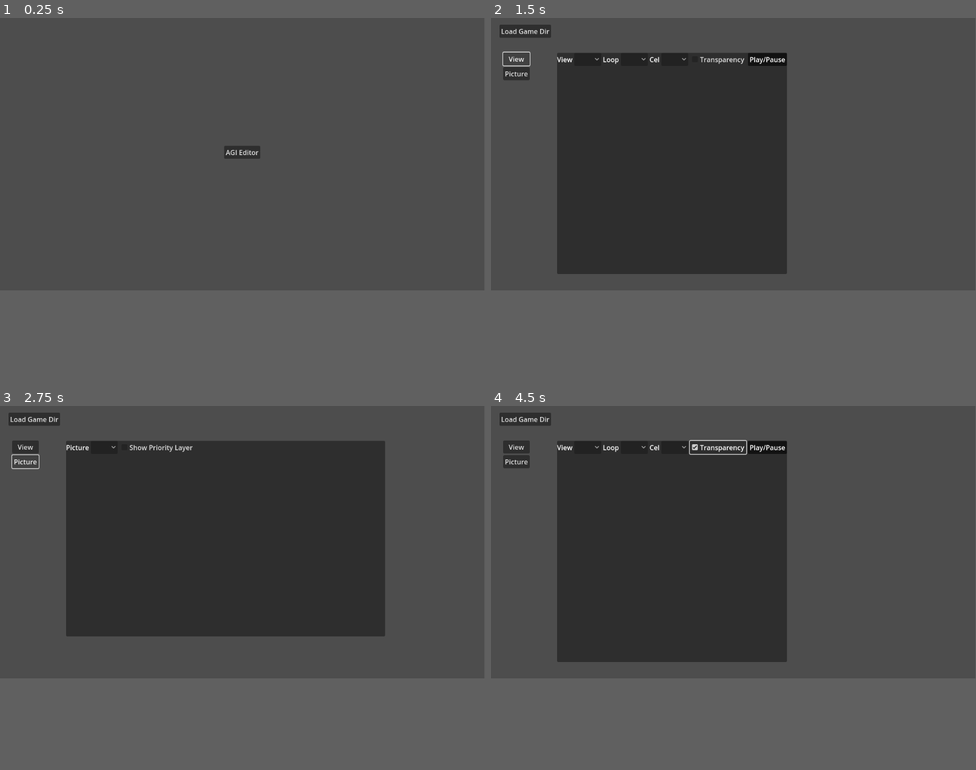
Above: before the commit, frames 1-4 (two rows, left to right).
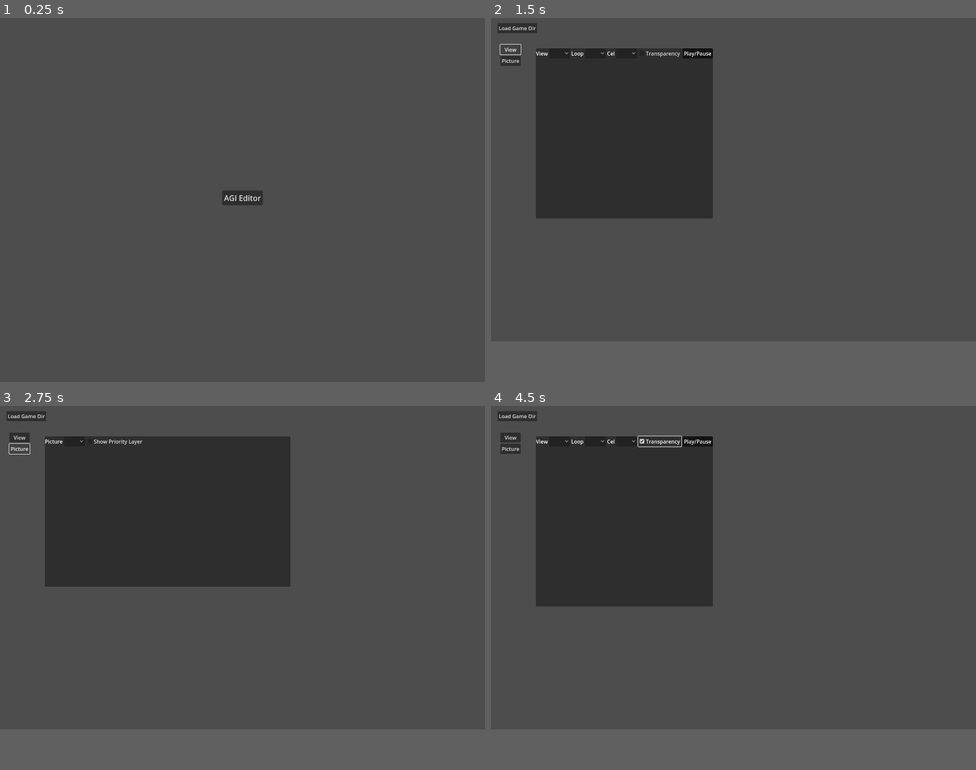
Above: after the commit, the same moments.

Repository: jastadj/agigodot
Game: Godot game, scene res://scenes/main/main.tscn
The game is run twice, just before and just after one commit, with the same random seed, the same clock (stepped at 60 frames per second) and the same inputs.
Inputs:
- Up to frame 1 (0.25 s): no input
- Up to frame 2 (1.5 s): click "AGI Editor" at 0.5 s; click "View" at 1.25 s
- Up to frame 3 (2.75 s): click "Picture" at 2 s
- Up to frame 4 (4.5 s): click "Show Priority Layer" at 2.75 s; click "View" at 3.5 s; click "Transparency" at 4.25 s
In our replay, in frame 1 the window is 799x449 before the commit and 800x600 after it. These sizes can differ from the game's own. Grey fills any space a smaller window leaves; there, only what the larger window draws over its background counts as a difference.

The runs differ from the first frame. In frame 1, 0.5% of the frame differs, in the area x 45-55%, y 35-52%; in frame 2, 17%; in frame 3, 20%, in the area x 1-80%, y 1-64%; in frame 4, 18%.
Error in both runs: Invalid access of index '-1' on a base object of type: 'Array'. (res://system/agi/data/view.gd:24)

Commit message:
picture draw wip

Diff:
--- a/project.godot
+++ b/project.godot
@@ -19,6 +19,11 @@
 
 System="*res://system/system.gd"
 
+[display]
+
+window/size/viewport_width=1024
+window/size/viewport_height=768
+
 [rendering]
 
 textures/canvas_textures/default_texture_filter=0
--- a/scenes/agieditor/agieditor.gd
+++ b/scenes/agieditor/agieditor.gd
@@ -3,6 +3,9 @@
 @onready var view_viewer = $CanvasLayer/ui/Tools/ViewViewer
 
 func _ready():
+
+	# adjust window size (temporarily for testing)
+	get_window().size = Vector2i(1500, 1000)
 
 	_hide_tools()
 
--- a/scenes/agieditor/agieditor.tscn
+++ b/scenes/agieditor/agieditor.tscn
@@ -50,28 +50,20 @@
 layout_mode = 2
 text = "Picture"
 
-[node name="Tools" type="Control" parent="CanvasLayer/ui"]
+[node name="Tools" type="CenterContainer" parent="CanvasLayer/ui"]
 layout_mode = 1
-anchors_preset = 15
-anchor_right = 1.0
-anchor_bottom = 1.0
-offset_left = 157.0
-offset_top = 83.0
-offset_right = -995.0
-offset_bottom = -565.0
-grow_horizontal = 2
-grow_vertical = 2
+offset_left = 139.0
+offset_top = 94.0
+offset_right = 139.0
+offset_bottom = 94.0
 mouse_filter = 2
 
 [node name="ViewViewer" parent="CanvasLayer/ui/Tools" instance=ExtResource("2_5hgi5")]
 visible = false
-offset_left = 0.0
-offset_top = 0.0
-offset_right = 0.0
-offset_bottom = 0.0
+layout_mode = 2
 
 [node name="PictureViewer" type="Control" parent="CanvasLayer/ui/Tools"]
-anchors_preset = 0
+layout_mode = 2
 script = ExtResource("3_vgxca")
 
 [node name="PanelContainer" type="PanelContainer" parent="CanvasLayer/ui/Tools/PictureViewer"]
--- a/scenes/agieditor/picture/picture_viewer.gd
+++ b/scenes/agieditor/picture/picture_viewer.gd
@@ -14,7 +14,7 @@
 var priority_image:Image
 
 
-var picture_scale:float = 4.0
+var picture_scale:float = 8.0
 
 func _ready():
 
--- a/system/agi/data/picture.gd
+++ b/system/agi/data/picture.gd
@@ -1,5 +1,11 @@
 class_name Picture
 extends Node
+
+const PICTURE_BG_COLOR = 15
+const PRIORITY_BG_COLOR = 4
+
+var _pos:int = 0
+var _data:PackedByteArray
 
 var _img_picture:Image = null
 var _img_priority:Image = null
@@ -33,6 +39,13 @@
 	# ... xFB - 0xF				  # unused in most games
 }
 
+enum PEN_STYLE { SOLID, SPLATTER}
+enum PEN_SHAPE {CIRCLE, RECTANGLE}
+
+var _pen_size:int = 0
+var _pen_style:PEN_STYLE = PEN_STYLE.SOLID
+var _pen_shape:PEN_SHAPE = PEN_SHAPE.RECTANGLE
+
 static func load_picture(picdir_index):
 
 	# picture dictionary description
@@ -78,11 +91,26 @@
 	print("Loaded picture %d " % picdir_index, "with %d bytes" % picture.size())
 	return picture
 
+func _is_next_eof():
+	return (_pos + 1 >= _data.size())
+
+func _is_next_cmd():
+	if _is_next_eof():
+		return false
+	return (_data[_pos+1] >= 0xf0)
+
+func _get_next():
+	if _is_next_eof():
+		return null
+	_pos += 1
+	return int(_data[_pos])
+
+
 func get_images_from_picture(picture:PackedByteArray):
 
-	var pos:int = 0
-
 	# init variables
+	_pos = -1
+	_data = picture
 	_picture_color = System.agi.colors[0]
 	_priority_color = System.agi.colors[0]
 	_draw_picture_enabled = false
@@ -92,119 +120,128 @@
 	# init images
 	_img_picture = Image.create(AGI.AGI_WIDTH/2, AGI.AGI_HEIGHT, false, Image.FORMAT_RGBA8)
 	_img_priority = Image.create(AGI.AGI_WIDTH/2, AGI.AGI_HEIGHT, false, Image.FORMAT_RGBA8)
-	_img_picture.fill(System.agi.colors[15])
-	_img_priority.fill(System.agi.colors[4])
+	_img_picture.fill(System.agi.colors[PICTURE_BG_COLOR])
+	_img_priority.fill(System.agi.colors[PRIORITY_BG_COLOR])
 
 	# run picture draw commands
-	while pos < picture.size():
-		print("pos:",pos)
-		var cmd:int = picture[pos] # command byte
-		var argc = 0 # arguments consumed for command, advances iterator
-
-		# DRAW COMMANDS
+	while _pos < _data.size():
+
+		# advance position for next command
+		if _is_next_eof():
+			break
+		_get_next()
+
+		var cmd:int = _data[_pos] # command byte
+
+		# DRAW ENABLE/DISABLE
 		if cmd == DRAW_CMD.DRAW_COLOR:
-			argc = 1
 			_draw_picture_enabled = true
-			_picture_color = System.agi.colors[picture[pos+1]]
+			_picture_color = System.agi.colors[_get_next()]
 		elif cmd == DRAW_CMD.DISABLE_DRAW:
 			_draw_picture_enabled = false
 		elif cmd == DRAW_CMD.PRIORITY_DRAW_COLOR:
-			argc = 1
 			_draw_priority_enabled = true
-			_priority_color = System.agi.colors[picture[pos+1]]
+			_priority_color = System.agi.colors[_get_next()]
 		elif cmd == DRAW_CMD.DISABLE_PRIORITY_DRAW:
 			_draw_priority_enabled = false
+
+		# DRAW CORNERS (TURTLE STYLE)
 		elif cmd == DRAW_CMD.DRAW_Y_CORNER or cmd == DRAW_CMD.DRAW_X_CORNER:
-			var draw_corners = true # flag to continue drawinging corners
 			var draw_y:bool = cmd == DRAW_CMD.DRAW_Y_CORNER # start with y or x dir?
-			_draw_pos = Vector2i(picture[pos+1], picture[pos+2])
-
-			argc = 2
+			_draw_pos = Vector2i(_get_next(), _get_next())
 
 			# draw lines in alternating axis until a new draw cmd is found (>= 0xf0)
-			while draw_corners:
-
-				# end of picture data?
-				if pos + argc + 1 >= picture.size():
-					draw_corners = false
-					continue
-
-				# new draw command?
-				var byte:int = picture[pos + argc + 1]
-				if byte >= 0xf0: # cmd found, stop drawing
-					draw_corners = false
-					continue
+			while 1:
+
+				# if eof or next cmd
+				if _is_next_eof() or _is_next_cmd():
+					break
 
 				if draw_y:
-					_draw_line(_draw_pos, Vector2(_draw_pos.x, byte))
+					_draw_line(_draw_pos, Vector2(_draw_pos.x, _get_next()))
 					draw_y = false
 				else:
-					_draw_line(_draw_pos, Vector2(byte, _draw_pos.y))
+					_draw_line(_draw_pos, Vector2(_get_next(), _draw_pos.y))
 					draw_y = true
-				argc += 1
+
+		# DRAW ABSOLUTE LINES (x1,y1,x2,y2)
 		elif cmd == DRAW_CMD.DRAW_LINE_ABSOLUTE:
 			var draw_lines:bool = true
-			_draw_pos = Vector2i(picture[pos+1], picture[pos+2])
-			argc += 2
-
-			while draw_lines:
-
-				# end of picture data?
-				if pos + argc + 1 >= picture.size():
-					draw_lines = false
-					continue
-				# new draw command?
-				var byte:int = picture[pos + argc + 1]
-				if byte >= 0xf0:
-					draw_lines = false
-					continue
+			_draw_pos = Vector2i(_get_next(), _get_next())
+
+			while 1:
+
+				# end of data or end of cmd?
+				if _is_next_eof() or _is_next_cmd():
+					break
 
 				# draw line to next two bytes (x,y)
-				var pos2 = Vector2i(picture[pos + argc + 1], picture[pos + argc + 2])
+				var pos2 = Vector2i(_get_next(), _get_next())
 				_draw_line(_draw_pos, pos2)
-				argc += 2
+
+		# draw relative commands (offset from starting position, coords have -7 to 7 range)
 		elif cmd == DRAW_CMD.DRAW_LINE_RELATIVE:
 			var draw_lines:bool = true
-			_draw_pos = Vector2i(picture[pos+1], picture[pos+2])
-			argc += 2
-
-			while draw_lines:
-
-				# end of picture data?
-				if pos + argc + 1 >= picture.size():
-					draw_lines = false
-					continue
-				# new draw command?
-				var byte:int = picture[pos + argc + 1]
-				if byte >= 0xf0:
-					draw_lines = false
-					continue
+			_draw_pos = Vector2i(_get_next(), _get_next())
+
+			while 1:
+
+				# end of data or end of cmd?
+				if _is_next_eof() or _is_next_cmd():
+					break
 
 				# get relative line byte info (rel offsets are -7 to 7)
+				var byte:int = _get_next()
 				var rel_x:int = (byte & 0x70) >> 4
 				var rel_y:int = byte & 0x7
 
 				# apply sign bit
 				if byte & 0x80:
-					rel_x *= -1
+					rel_x = -rel_x
 				if byte & 0x08:
-					rel_y *= -1
-
-
-				argc += 1
-
+					rel_y = -rel_y
+
+
+		# FLOOD FILL
 		elif cmd == DRAW_CMD.DRAW_FILL:
-			print("fill")
+			pass
+
+
+		# PEN SIZE/STYLE
 		elif cmd == DRAW_CMD.PEN_SIZE_STYLE:
-			print("draw pen size & style")
+			var byte:int = _get_next()
+
+			# configure pen
+			_pen_style = (byte & 0x20) >> 5
+			_pen_shape = (byte & 0x10) >> 4
+			_pen_size = byte & 0x7
+
+		# PEN PLOT
 		elif cmd == DRAW_CMD.PEN_PLOT:
-			print("draw pen plot")
+
+			var draw_pen: = true
+
+			while 1:
+
+				# end of data or end of cmd?
+				if _is_next_eof() or _is_next_cmd():
+					break
+
+				# solid pen style has 2 args (x/y)
+				if _pen_style == PEN_STYLE.SOLID:
+					_draw_pos = Vector2i(_get_next(), _get_next())
+					_draw_pen(_draw_pos)
+
+				# splatter style has 3 args(x/y/texture)
+				else:
+					var texturenum = _get_next()
+					_draw_pos = Vector2i(_get_next(), _get_next())
+					_draw_pen(_draw_pos, texturenum)
+
 		else:
 			#printerr("Picture unrecognized draw cmd: 0x%x" % cmd)
 			pass
 
-		# offset iterator by command and argument count
-		pos += 1 + argc
 
 	return [_img_picture, _img_priority]
 
@@ -213,7 +250,6 @@
 func _draw_pixel(pos:Vector2i):
 
 	if _draw_picture_enabled:
-		print("setting image pixel ", pos.x, ",",pos.y, " to color ", _picture_color)
 		_img_picture.set_pixel(pos.x, pos.y, _picture_color)
 
 	if _draw_priority_enabled:
@@ -272,3 +308,7 @@
 			_draw_pixel(Vector2i(_round(x, addX), _round(y,addY)))
 			y += addY
 		_draw_pixel(Vector2i(p2.x, p2.y))
+
+func _draw_pen(pos:Vector2i, texture_id:int = -1):
+
+	_draw_pixel(pos)
